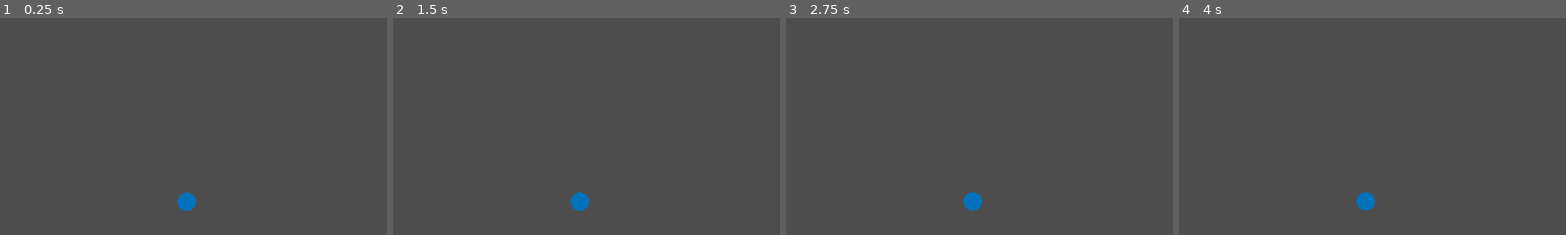
Above: before the commit, frames 1-4 (left to right).
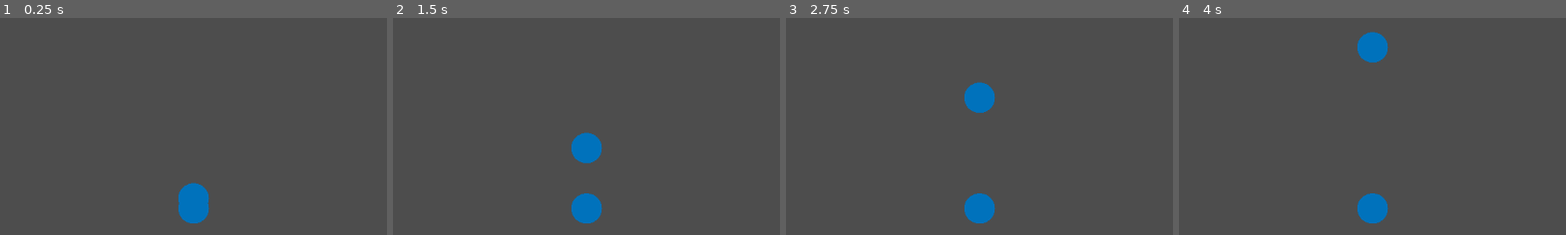
Above: after the commit, the same moments.

Repository: DarkLegend001/Space-Simulator
Game: Godot game, scene res://main/main.tscn
Same seed, same stepped clock (60 frames per second), same inputs: the game is played once before the commit and once after it.
Inputs:
- Up to frame 1 (0.25 s): no input
- Up to frame 2 (1.5 s): no input
- Up to frame 3 (2.75 s): no input
- Up to frame 4 (4 s): no input
The pictures show only the part of the screen within x 27-77%, y 10-60%; the shares and areas given below are measured in that part.

The runs differ from the first frame. In frame 1, 1.0% of the frame differs, in the area x 45-55%, y 75-95%; in frame 2, 1.6%; in frame 3, 1.6%; in frame 4, 1.6%, in the area x 45-55%, y 6-95%.

Commit message:
mess around with 2d rendering, trying to fix problems

Diff:
--- a/controller/simulation_controller.gd
+++ b/controller/simulation_controller.gd
@@ -1,4 +1,6 @@
 extends Node
+
+class_name SimulationController
 
 var simulation: Simulation
 var timesteps_per_second = 60
@@ -6,17 +8,20 @@
 
 # Called when the node enters the scene tree for the first time.
 func _ready() -> void:
+	print("ready")
 	simulation = Simulation.new()
-	#spawnCelestialBody(Vector3(5.7735, 0, 0), Vector3(0, 0, 3.4), 1e12, 1)
-	spawnCelestialBody(Vector3.ZERO, Vector3(0, 0, 1), 1, 1)
+	spawnCelestialBody(Vector3(100, 0, 0), Vector3(0, 0, 3.4), 1, 1)
+	spawnCelestialBody(Vector3.ZERO, Vector3(1000, 0, -1000), 1, 1)
 
 # Called every frame. 'delta' is the elapsed time since the previous frame.
 func _process(delta: float) -> void:
 	simulation.update()
 
 func spawnCelestialBody(pos: Vector3, vel: Vector3, mass: float, radius: float):
+	print("test")
 	var body = CelestialBody.new(pos, vel, Vector3.ZERO, mass, radius)
 	simulation.celestial_bodies.append(body)
 	var render = renderer.instantiate()
 	$"../CelestialBodies".add_child(render)
 	render.body = body
+	print("body set")
--- /dev/null
+++ b/controller/simulation_controller.tscn
@@ -0,0 +1,29 @@
+[gd_scene format=3 uid="uid://j876qp8tcs22"]
+
+[sub_resource type="GDScript" id="GDScript_53q0u"]
+script/source = "extends Node
+
+var simulation: Simulation
+var timesteps_per_second = 60
+var renderer = preload(\"res://rendering/celestial_body_renderer.tscn\")
+
+# Called when the node enters the scene tree for the first time.
+func _ready() -> void:
+	simulation = Simulation.new()
+	#spawnCelestialBody(Vector3(5.7735, 0, 0), Vector3(0, 0, 3.4), 1e12, 1)
+	spawnCelestialBody(Vector3.ZERO, Vector3(0, 0, 1), 1, 1)
+
+# Called every frame. 'delta' is the elapsed time since the previous frame.
+func _process(delta: float) -> void:
+	simulation.update()
+
+func spawnCelestialBody(pos: Vector3, vel: Vector3, mass: float, radius: float):
+	var body = CelestialBody.new(pos, vel, Vector3.ZERO, mass, radius)
+	simulation.celestial_bodies.append(body)
+	var render = renderer.instantiate()
+	$\"../CelestialBodies\".add_child(render)
+	render.body = body
+"
+
+[node name="SimulationController" type="Node" unique_id=2063815529]
+script = SubResource("GDScript_53q0u")
--- a/main/main.gd
+++ b/main/main.gd
@@ -1,9 +1,13 @@
 extends Node
 
+var control = preload("res://rendering/celestial_body_renderer.tscn")
+var controller
 
 # Called when the node enters the scene tree for the first time.
 func _ready() -> void:
 	print("Starting scene 'main'")
+	controller = control.instantiate()
+	$".".add_child(controller)
 
 
 # Called every frame. 'delta' is the elapsed time since the previous frame.
--- a/main/main.tscn
+++ b/main/main.tscn
@@ -36,4 +36,3 @@
 [node name="CelestialBodies" type="Node" parent="." unique_id=1477786834]
 
 [node name="Camera2D" type="Camera2D" parent="." unique_id=511885668]
-zoom = Vector2(0.03, 0.03)
--- a/rendering/celestial_body_renderer.gd
+++ b/rendering/celestial_body_renderer.gd
@@ -2,15 +2,10 @@
 
 var body: CelestialBody
 
-# Called when the node enters the scene tree for the first time.
-func _ready() -> void:
-	print("'CelestialBodyRenderer' ready")
-
-
 # Called every frame. 'delta' is the elapsed time since the previous frame.
 func _process(delta):
-	position = Vector2(body.pos.x, -body.pos.z)
-	print(position)
+	if (body):
+		position = Vector2(body.pos.x, -body.pos.z)
 
 func _init() -> void:
 	print("Instantiating new 'CelestialBodyRenderer")
--- a/rendering/celestial_body_renderer.tscn
+++ b/rendering/celestial_body_renderer.tscn
@@ -7,5 +7,6 @@
 script = ExtResource("1_5a7xl")
 
 [node name="Sprite2D" type="Sprite2D" parent="." unique_id=1418927842]
+scale = Vector2(0.05, 0.05)
 texture = ExtResource("2_5q51l")
 centered = false
--- a/simulation/celestial_body.gd
+++ b/simulation/celestial_body.gd
@@ -2,18 +2,18 @@
 
 var pos: Vector3
 var vel: Vector3
+var accel: Vector3
 var rot: Vector3
 var rot_vel: Vector3
-var accel: Vector3
 var mass: float
 var radius: float
 
 
 func _init(pos: Vector3, vel: Vector3, rot_vel: Vector3, mass: float, radius: float):
 	self.pos = pos
+	self.vel = vel
+	self.accel = Vector3.ZERO
 	self.rot = Vector3.ZERO
-	self.vel = vel
 	self.rot_vel = rot_vel
-	self.accel = Vector3.ZERO
 	self.mass = mass
 	self.radius = radius
--- a/simulation/physics_calculator.gd
+++ b/simulation/physics_calculator.gd
@@ -7,6 +7,8 @@
 # I may need to update the positions of every body before I update the accelerations of everything,
 # but I will do that later if stuff does not go well
 func integrate_forces(body, bodies, timestep):
+	print(body.vel)
+	print(body.accel)
 	var vel_half = body.vel + 0.5 * body.accel * timestep
 	#print(body.pos)
 	body.pos += vel_half * timestep
--- a/simulation/simulation.gd
+++ b/simulation/simulation.gd
@@ -10,7 +10,7 @@
 
 
 func _init():
-	timestep = 0.1
+	timestep = 1
 	totalTime = 0
 	celestial_bodies = Array()
 	calculator = PhysicsCalculator.new()
